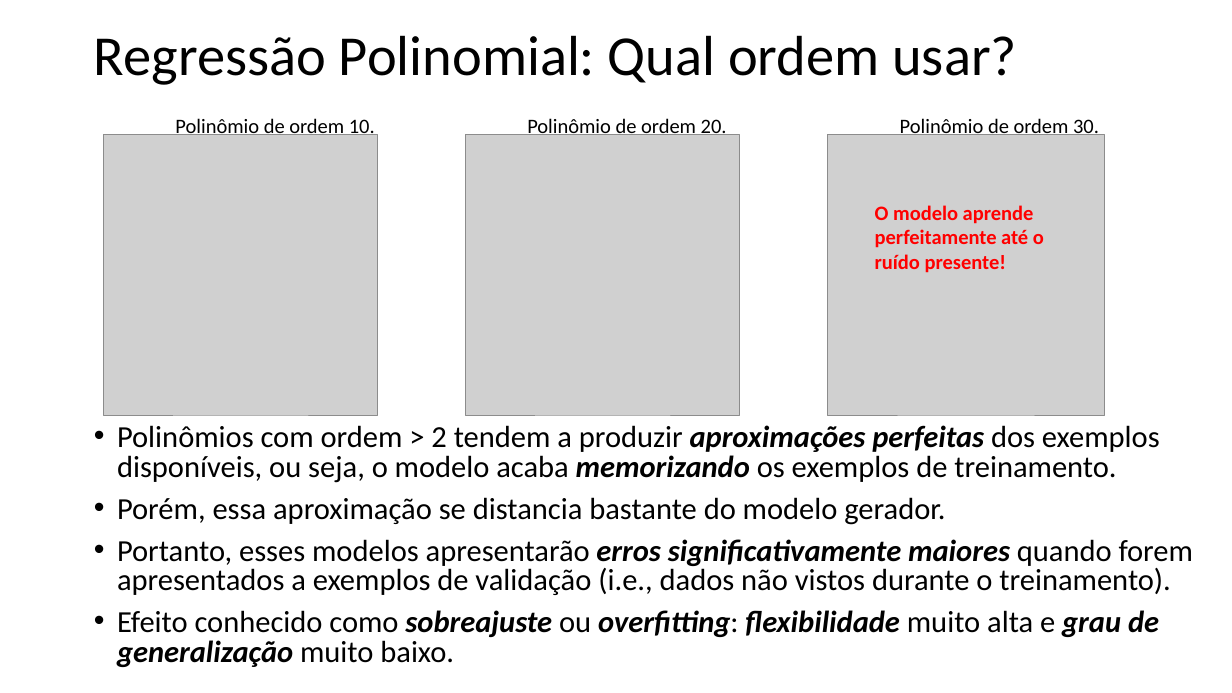
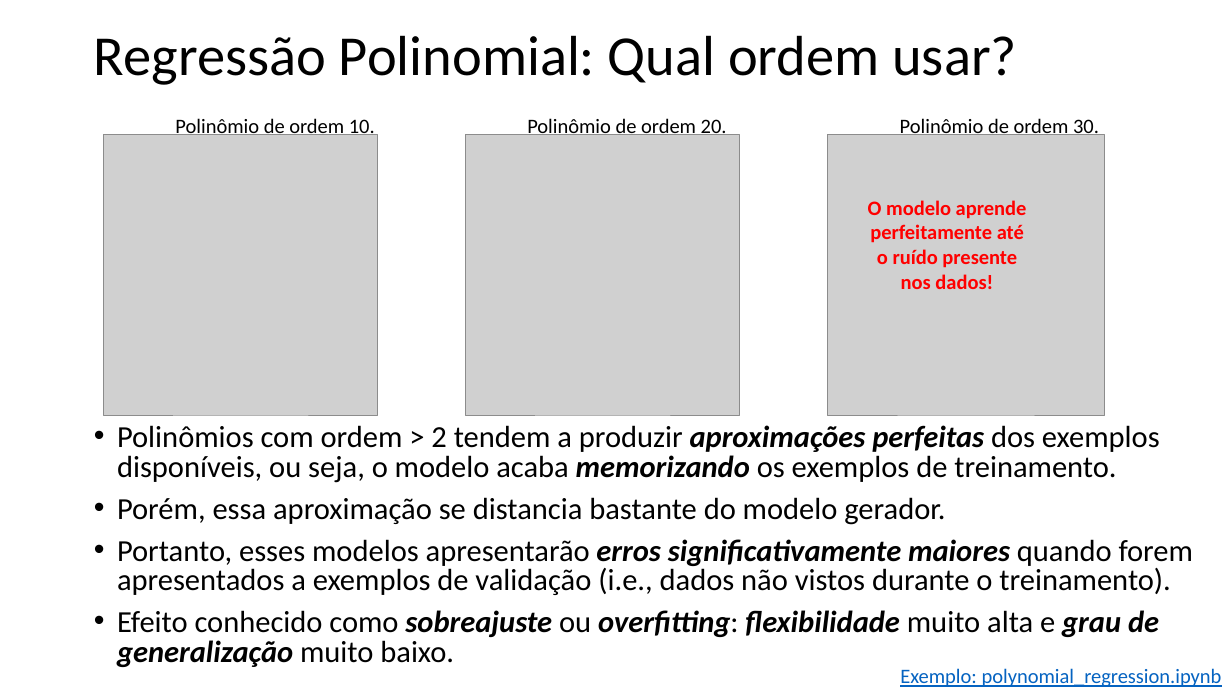
Before and after one commit to zz4fap/t319_aprendizado_de_maquina, a slide deck: slide 10 of slides/T319_Regressão_Linear (Parte IV).pptx. Drawn at 1232x693 pixels with LibreOffice and Linux fonts; fonts in the diff are those of the drawing; grey boxes stand for pictures. Boxes give left, top, right and bottom in pixels: in the first picture for what was removed or moved away, otherwise in the second. Text is boxed around its words. In the diff, an @@ line names an element or a change of style, - is before the commit and + after.

```diff
--- a/slides/T319_Regressão_Linear (Parte IV).pptx
+++ b/slides/T319_Regressão_Linear (Parte IV).pptx
@@ text at (x1=868, y1=200, x2=1027, y2=289): text changed @@
-O modelo aprende perfeitamente até o ruído presente!
+O modelo aprende perfeitamente até o ruído presente nos dados!
@@ text added at (x1=900, y1=668, x2=1222, y2=687), 16 pt, text #0563C1, underline @@
+Exemplo: polynomial_regression.ipynb
```
Also in this commit, not shown: 4 other slides changed, 11 other files.
